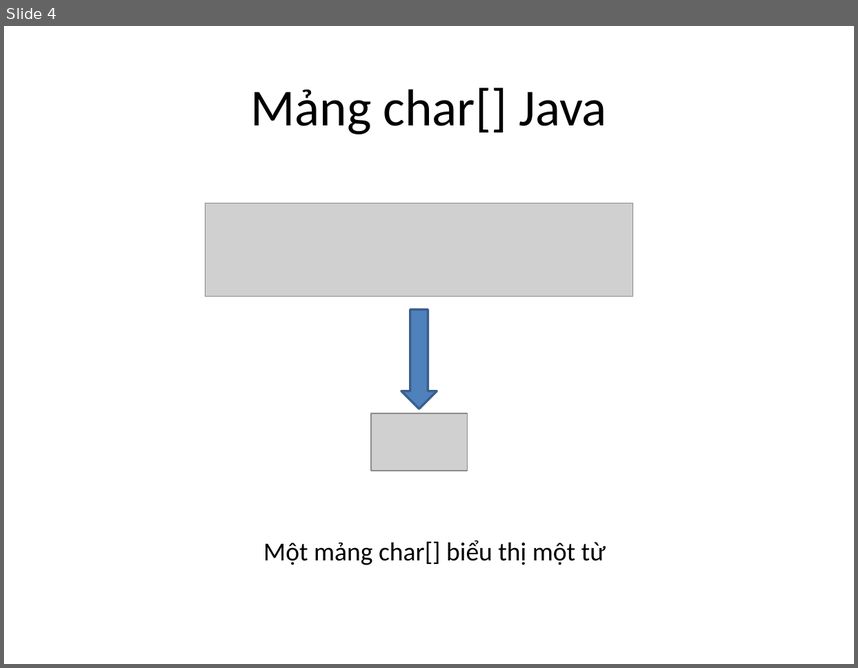
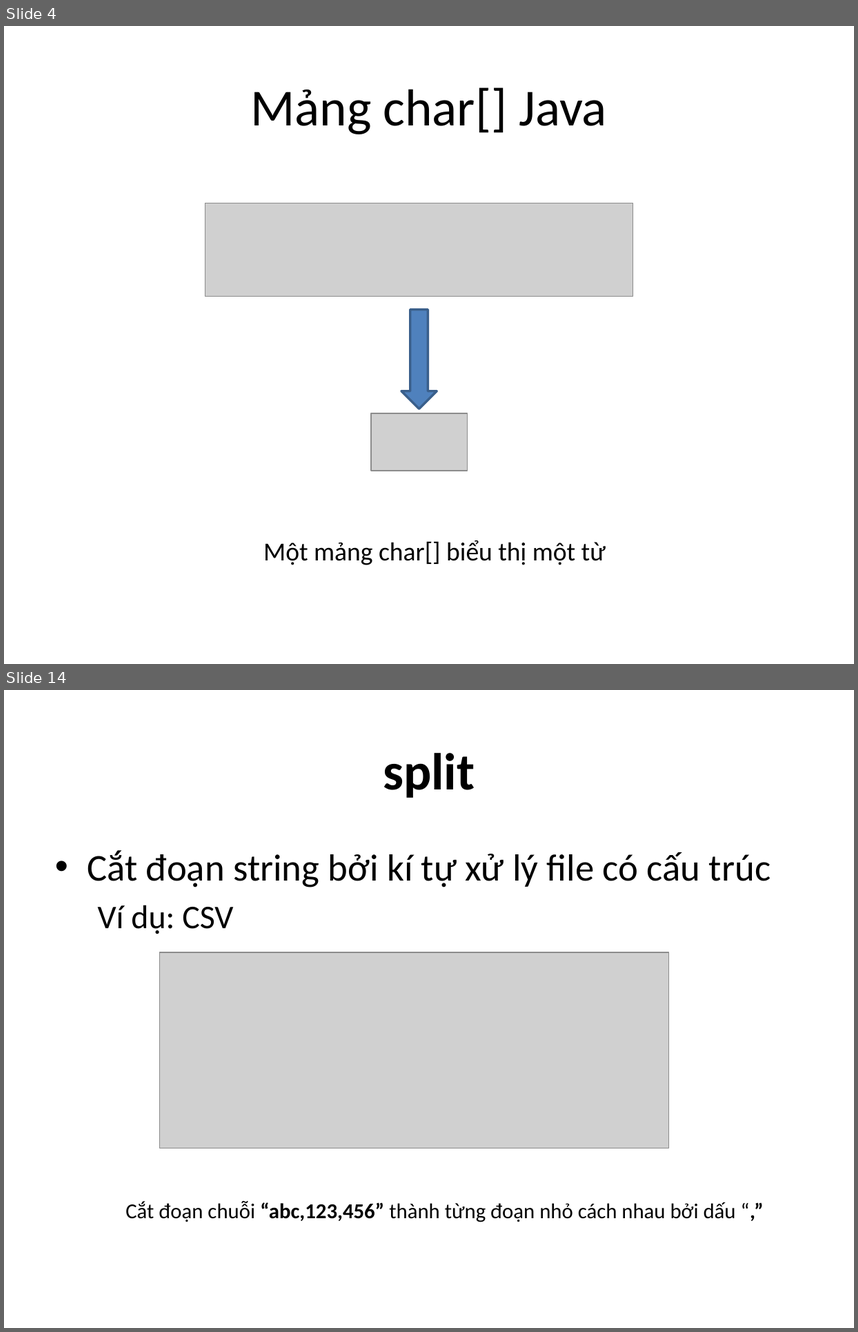
Before and after one commit to phithanh97cs/T3H, a slide deck: 3. Back-end/1. JavaCore/5. String, String Builder, String Buffer.pptx. Shown one above the other, each under a label of ours: slide 4 before the commit, slides 4 and 14 after it; the slides between them are not shown. The pictures are 858x668 and 858x1332 pixels, drawn with LibreOffice and Linux fonts; fonts in the diff are those of the drawing; grey boxes stand for pictures. Boxes give left, top, right and bottom in pixels: in the first picture for what was removed or moved away, otherwise in the second. Text is boxed around its words. In the diff, an @@ line names an element or a change of style, - is before the commit and + after.

```diff
--- a/3. Back-end/1. JavaCore/5. String, String Builder, String Buffer.pptx
+++ b/3. Back-end/1. JavaCore/5. String, String Builder, String Buffer.pptx
@@ slide 14 added at <box>4,690,854,1328</box>, background #FFFFFF @@
@@ title added at <box>383,753,475,798</box>, 44 pt, text #000000, bold @@
+split
@@ text added at <box>87,850,771,934</box>, 32 pt, text #000000 @@
+• Cắt đoạn string bởi kí tự xử lý file có cấu trúc
+  Ví dụ: CSV
@@ picture added at <box>159,952,668,1147</box> @@
@@ text added at <box>125,1201,736,1222</box>, 18 pt, text #000000 @@
+Cắt đoạn chuỗi “abc,123,456” thành từng đoạn nhỏ cách nhau bởi dấu “,”
```
Also in this commit, not shown: 5 slides changed, 14 other slides added.
